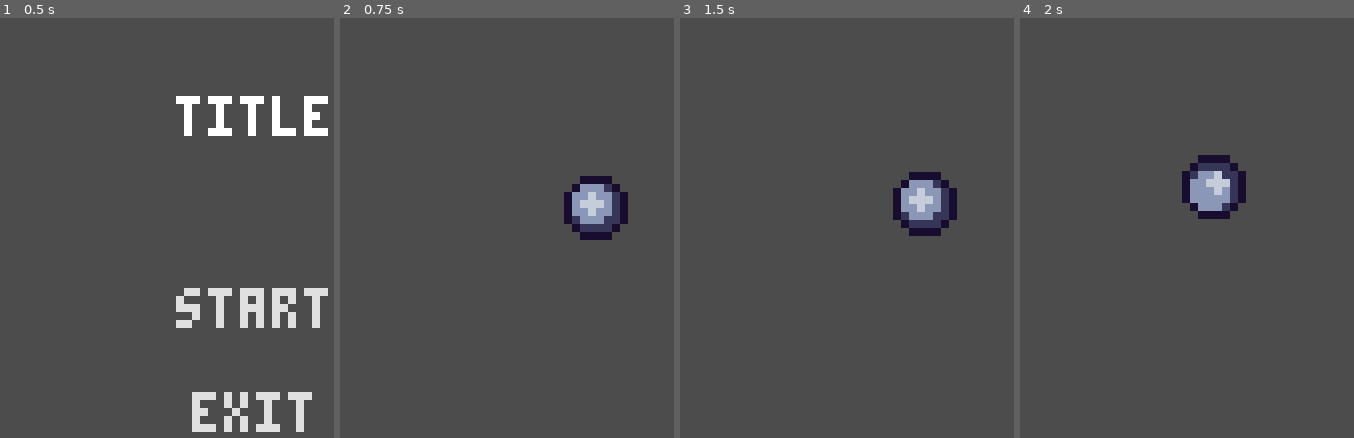
Above: before the commit, frames 1-4 (left to right).
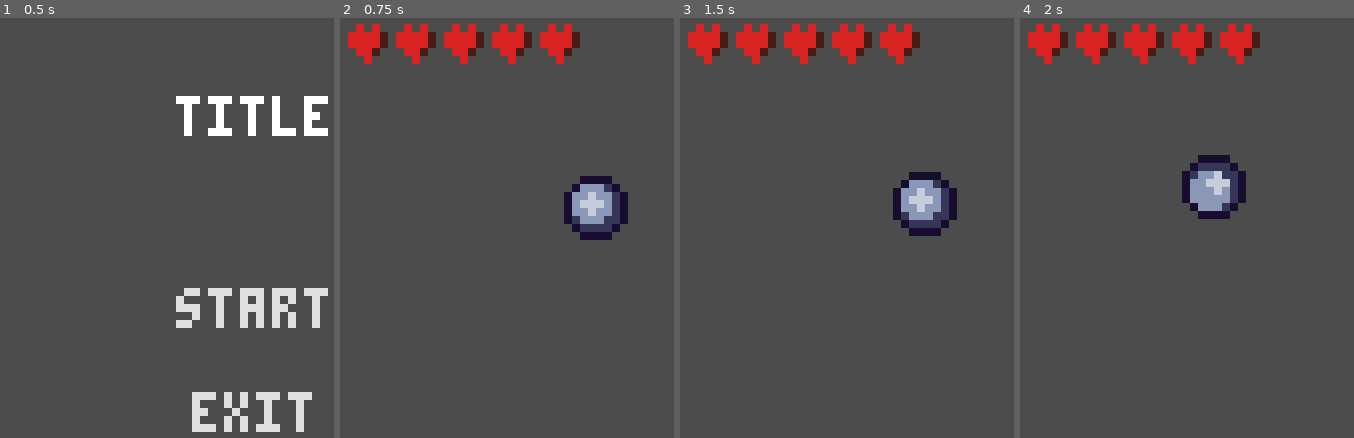
Above: after the commit, the same moments.

Repository: svntax/LowRezJam2020
Game: Godot game, scene res://Main.tscn
Same seed, same stepped clock (60 frames per second), same inputs: the game is played once before the commit and once after it.
Inputs (mouse positions are in pixels of both pictures, inside the frame that each line leads up to):
- Up to frame 1 (0.5 s): no input
- Up to frame 2 (0.75 s): click "START" at 0.5 s
- Up to frame 3 (1.5 s): tap Enter at 1.25 s; move the mouse to (outside the picture) at 1.27 s; hold Page Up (ui_page_up) from 1.28 s (still down); click (outside the picture) at 1.35 s
- Up to frame 4 (2 s): keep holding Page Up (ui_page_up)

Frame 1 is identical in both runs. In frame 2, 3.6% of the frame differs, in the area x 2-72%, y 1-11%; in frame 3, 3.6%; in frame 4, 3.6%.

Commit message:
Added player hp UI.

Diff:
--- a/Gameplay.tscn
+++ b/Gameplay.tscn
@@ -1,6 +1,9 @@
-[gd_scene load_steps=3 format=2]
+[gd_scene load_steps=6 format=2]
 
 [ext_resource path="res://Player/Player.tscn" type="PackedScene" id=1]
+[ext_resource path="res://Player/heart.png" type="Texture" id=2]
+[ext_resource path="res://HpUI.gd" type="Script" id=3]
+[ext_resource path="res://Player/heart_empty.png" type="Texture" id=4]
 
 [sub_resource type="RectangleShape2D" id=1]
 extents = Vector2( 32, 2 )
@@ -25,3 +28,91 @@
 [node name="CollisionShape2D" type="CollisionShape2D" parent="StaticBody2D2"]
 position = Vector2( 32, 2 )
 shape = SubResource( 1 )
+
+[node name="HpUI" type="Control" parent="."]
+margin_left = 1.0
+margin_top = 1.0
+margin_right = 30.0
+margin_bottom = 6.0
+script = ExtResource( 3 )
+__meta__ = {
+"_edit_group_": true,
+"_edit_use_anchors_": false
+}
+
+[node name="HeartsBack" type="HBoxContainer" parent="HpUI"]
+margin_right = 29.0
+margin_bottom = 5.0
+custom_constants/separation = 1
+__meta__ = {
+"_edit_lock_": true,
+"_edit_use_anchors_": false
+}
+
+[node name="Heart1" type="TextureRect" parent="HpUI/HeartsBack"]
+margin_right = 5.0
+margin_bottom = 5.0
+texture = ExtResource( 4 )
+
+[node name="Heart2" type="TextureRect" parent="HpUI/HeartsBack"]
+margin_left = 6.0
+margin_right = 11.0
+margin_bottom = 5.0
+texture = ExtResource( 4 )
+
+[node name="Heart3" type="TextureRect" parent="HpUI/HeartsBack"]
+margin_left = 12.0
+margin_right = 17.0
+margin_bottom = 5.0
+texture = ExtResource( 4 )
+
+[node name="Heart4" type="TextureRect" parent="HpUI/HeartsBack"]
+margin_left = 18.0
+margin_right = 23.0
+margin_bottom = 5.0
+texture = ExtResource( 4 )
+
+[node name="Heart5" type="TextureRect" parent="HpUI/HeartsBack"]
+margin_left = 24.0
+margin_right = 29.0
+margin_bottom = 5.0
+texture = ExtResource( 4 )
+
+[node name="HeartsFront" type="HBoxContainer" parent="HpUI"]
+margin_right = 29.0
+margin_bottom = 5.0
+custom_constants/separation = 1
+__meta__ = {
+"_edit_lock_": true,
+"_edit_use_anchors_": false
+}
+
+[node name="Heart1" type="TextureRect" parent="HpUI/HeartsFront"]
+margin_right = 5.0
+margin_bottom = 5.0
+texture = ExtResource( 2 )
+
+[node name="Heart2" type="TextureRect" parent="HpUI/HeartsFront"]
+margin_left = 6.0
+margin_right = 11.0
+margin_bottom = 5.0
+texture = ExtResource( 2 )
+
+[node name="Heart3" type="TextureRect" parent="HpUI/HeartsFront"]
+margin_left = 12.0
+margin_right = 17.0
+margin_bottom = 5.0
+texture = ExtResource( 2 )
+
+[node name="Heart4" type="TextureRect" parent="HpUI/HeartsFront"]
+margin_left = 18.0
+margin_right = 23.0
+margin_bottom = 5.0
+texture = ExtResource( 2 )
+
+[node name="Heart5" type="TextureRect" parent="HpUI/HeartsFront"]
+margin_left = 24.0
+margin_right = 29.0
+margin_bottom = 5.0
+texture = ExtResource( 2 )
+[connection signal="hp_changed" from="Player" to="HpUI" method="_on_Player_hp_changed"]
--- /dev/null
+++ b/HpUI.gd
@@ -0,0 +1,16 @@
+extends Control
+
+onready var hearts_front = $HeartsFront
+onready var hearts_back = $HeartsBack
+
+func update_hp(amount : int) -> void:
+	var count = 0
+	for heart in hearts_front.get_children():
+		if count < amount:
+			heart.show()
+		else:
+			heart.hide()
+		count += 1
+
+func _on_Player_hp_changed(value : int) -> void:
+	update_hp(value)
--- a/Player/Player.gd
+++ b/Player/Player.gd
@@ -11,6 +11,10 @@
 onready var velocity : Vector2 = Vector2()
 onready var reflected_velocity : Vector2 = Vector2()
 
+onready var max_hp = 5
+onready var hp = max_hp
+signal hp_changed(value)
+
 onready var game_root = get_tree().get_root().get_node("Gameplay")
 onready var top_animation_player = $TopAnimationPlayer
 onready var middle_animation_player = $MiddleAnimationPlayer
@@ -21,7 +25,20 @@
 		draw_rect(Rect2(-6, -5, 12 * (charge_time / MAX_CHARGE_TIME), 1), Color.green)
 
 func _process(_delta):
-    update()
+	update()
+
+func damage(amount : int) -> void:
+	hp -= amount
+	if hp < 0:
+		hp = 0
+		# TODO: dead
+	emit_signal("hp_changed", hp)
+
+func heal(amount : int) -> void:
+	hp += amount
+	if hp > max_hp:
+		hp = max_hp
+	emit_signal("hp_changed", hp)
 
 func _physics_process(delta):
 	var collision = move_and_collide(velocity + reflected_velocity)
@@ -69,6 +86,12 @@
 		launch()
 		charge_time = 0
 
+	# TODO: debug healing, remove later
+	if Input.is_action_just_pressed("ui_page_down"):
+		damage(1)
+	if Input.is_action_just_pressed("ui_page_up"):
+		heal(1)
+
 # Shoot the player away from the mouse
 func launch() -> void:
 	var mouse_pos = get_global_mouse_position()
Binary file added: Player/heart.png
Not shown, added: Player/heart.png.import
Binary file added: Player/heart_empty.png
Not shown, added: Player/heart_empty.png.import
